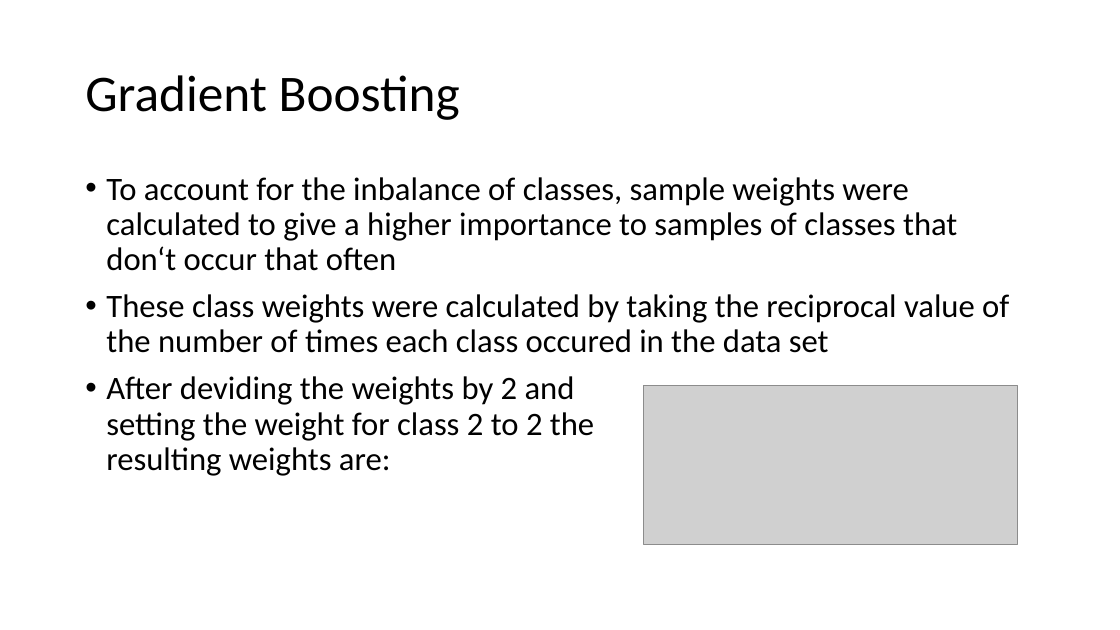
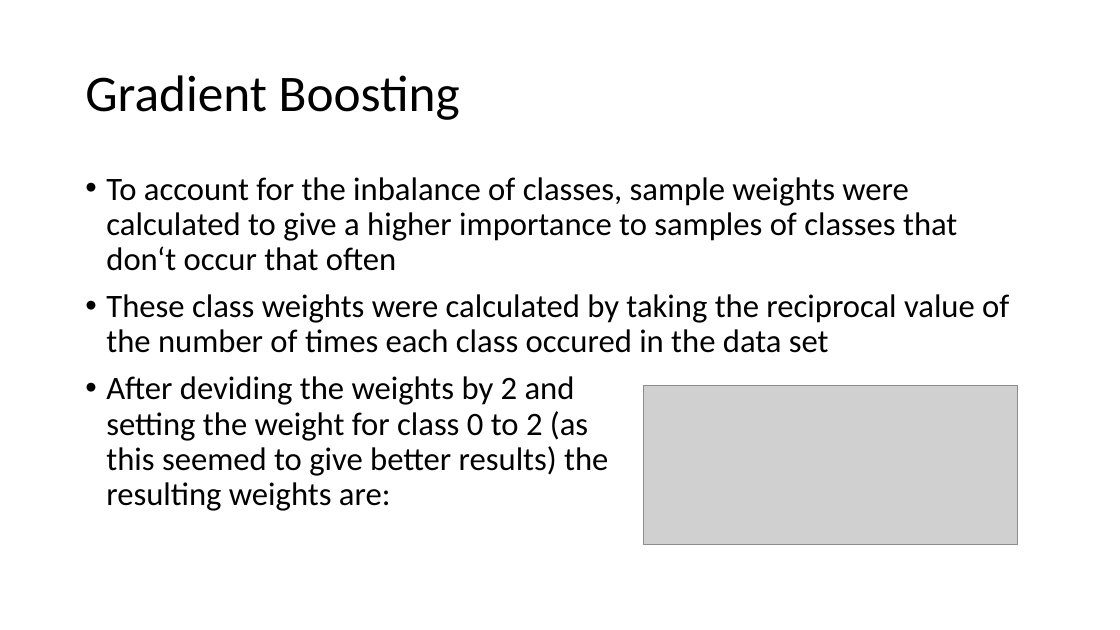
Before and after one commit to sandroassek/SS23_UE_MLPC, a slide deck: slide 9 of Challenge Presentation.pptx. Drawn at 1120x630 pixels with LibreOffice and Linux fonts; fonts in the diff are those of the drawing; grey boxes stand for pictures. Boxes give left, top, right and bottom in pixels: in the first picture for what was removed or moved away, otherwise in the second. Text is boxed around its words. In the diff, an @@ line names an element or a change of style, - is before the commit and + after.

Commit message:
Updated Gradient Boosting

```diff
--- a/Challenge Presentation.pptx
+++ b/Challenge Presentation.pptx
@@ text at (106, 376, 608, 511): text changed @@
-• After deviding the weights by 2 and
-  setting the weight for class 2 to 2 the
-  resulting weights are:
+• After deviding the weights by 2 and
+  setting the weight for class 0 to 2 (as
+  this seemed to give better results) the
+  resulting weights are:
```
Also in this commit, not shown: 1 other slide changed.
